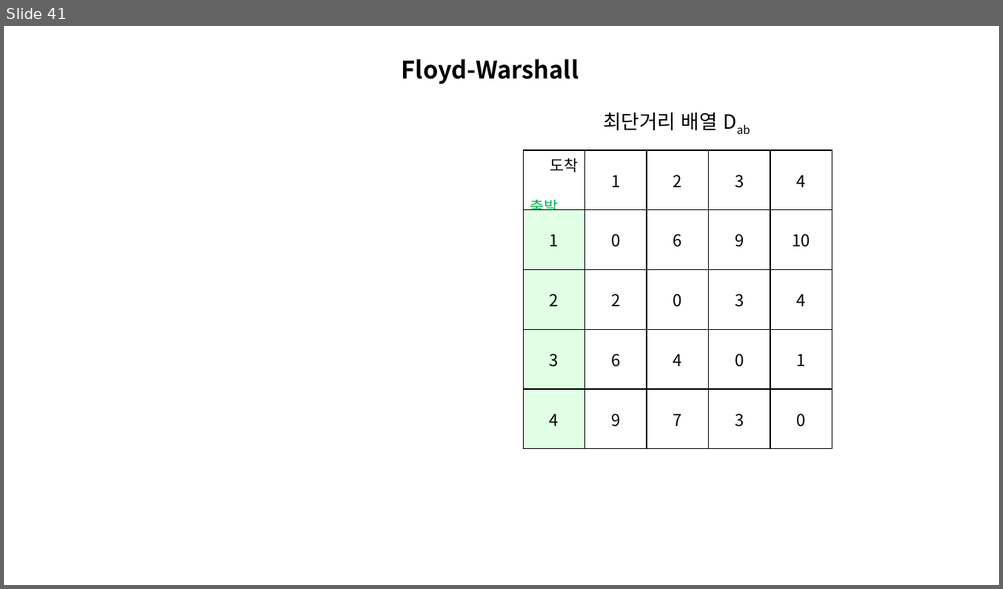
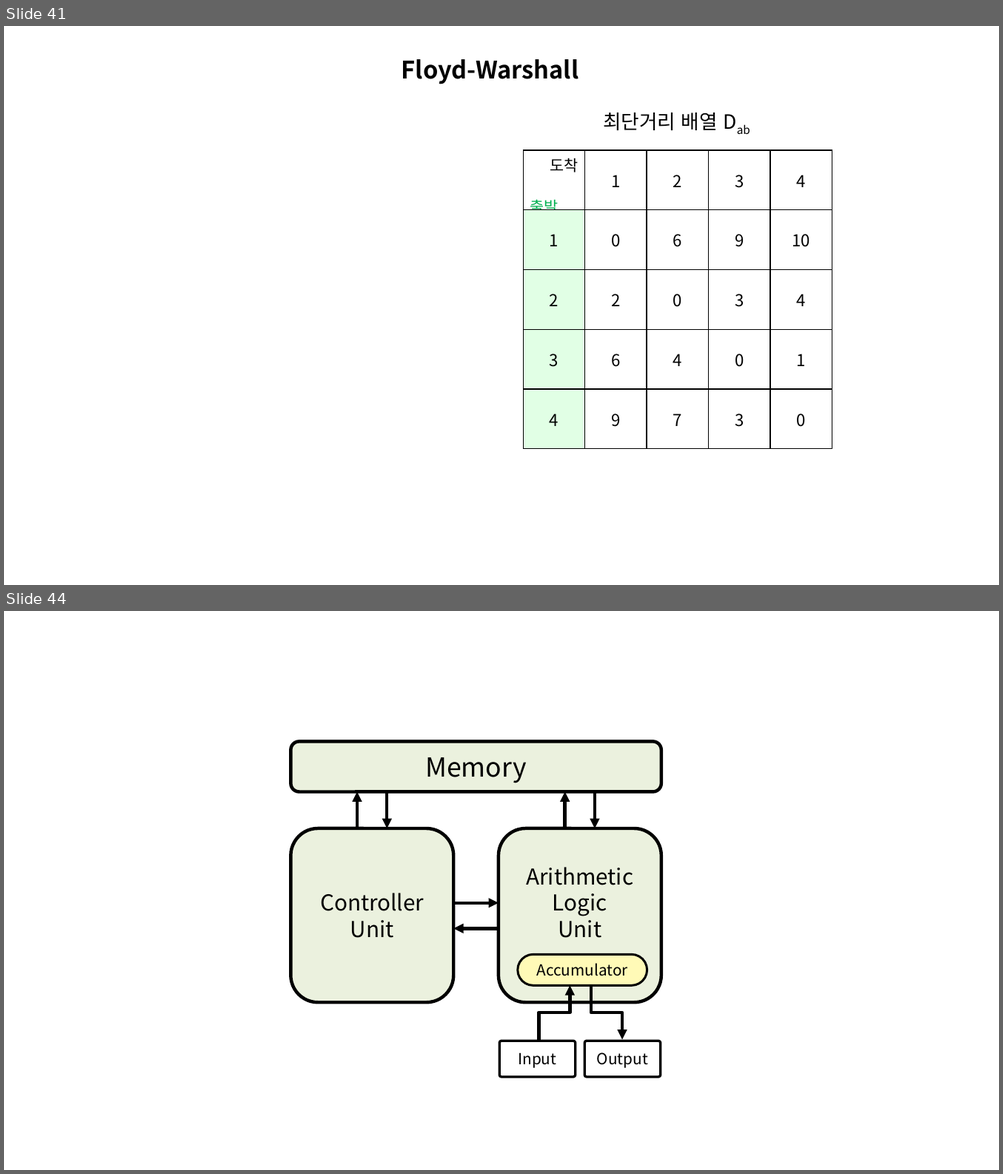
Before and after one commit to momo1108/blog, a slide deck: assets/etc/이미지제작용.pptx. Shown one above the other, each under a label of ours: slide 41 before the commit, slides 41 and 44 after it; the slides between them are not shown. The pictures are 1003x589 and 1003x1174 pixels, drawn with LibreOffice and Linux fonts; fonts in the diff are those of the drawing. Boxes give left, top, right and bottom in pixels: in the first picture for what was removed or moved away, otherwise in the second. Text is boxed around its words. In the diff, an @@ line names an element or a change of style, - is before the commit and + after.

```diff
--- a/assets/etc/이미지제작용.pptx
+++ b/assets/etc/이미지제작용.pptx
@@ slide 44 added at <box>4,611,999,1170</box>, background #FFFFFF @@
@@ rounded rectangle added at <box>290,741,660,792</box>, fill #EBF1DE, outline #000000 3 pt, 24 pt, text #000000 @@
+Memory
@@ arrow added from (357, 829) to (357, 792), #000000 3 pt @@
@@ arrow added from (387, 792) to (387, 829), #000000 3 pt @@
@@ arrow added from (564, 829) to (564, 792), #000000 3 pt @@
@@ arrow added from (595, 792) to (595, 829), #000000 3 pt @@
@@ rounded rectangle added at <box>290,829,453,1002</box>, fill #EBF1DE, outline #000000 3 pt, 20 pt, text #000000 @@
+Controller
+Unit
@@ rounded rectangle added at <box>498,829,660,1002</box>, fill #EBF1DE, outline #000000 3 pt, 20 pt, text #000000 @@
+Arithmetic
+Logic
+Unit
@@ arrow added from (453, 903) to (498, 903), #000000 3 pt @@
@@ arrow added from (498, 928) to (453, 928), #000000 3 pt @@
@@ rounded rectangle added at <box>517,954,646,985</box>, fill #FFFAB7, outline #000000 2 pt, 14 pt, text #000000 @@
+Accumulator
@@ elbow arrow added from (538, 1039) to (570, 986), #000000 3 pt @@
@@ elbow arrow added from (592, 986) to (622, 1039), #000000 3 pt @@
@@ rounded rectangle added at <box>499,1041,575,1077</box>, outline #000000 2.25 pt, 14 pt, text #000000 @@
+Input
@@ rounded rectangle added at <box>584,1041,660,1077</box>, outline #000000 2.25 pt, 14 pt, text #000000 @@
+Output
```
Also in this commit, not shown: 3 other slides added, 8 other files.
